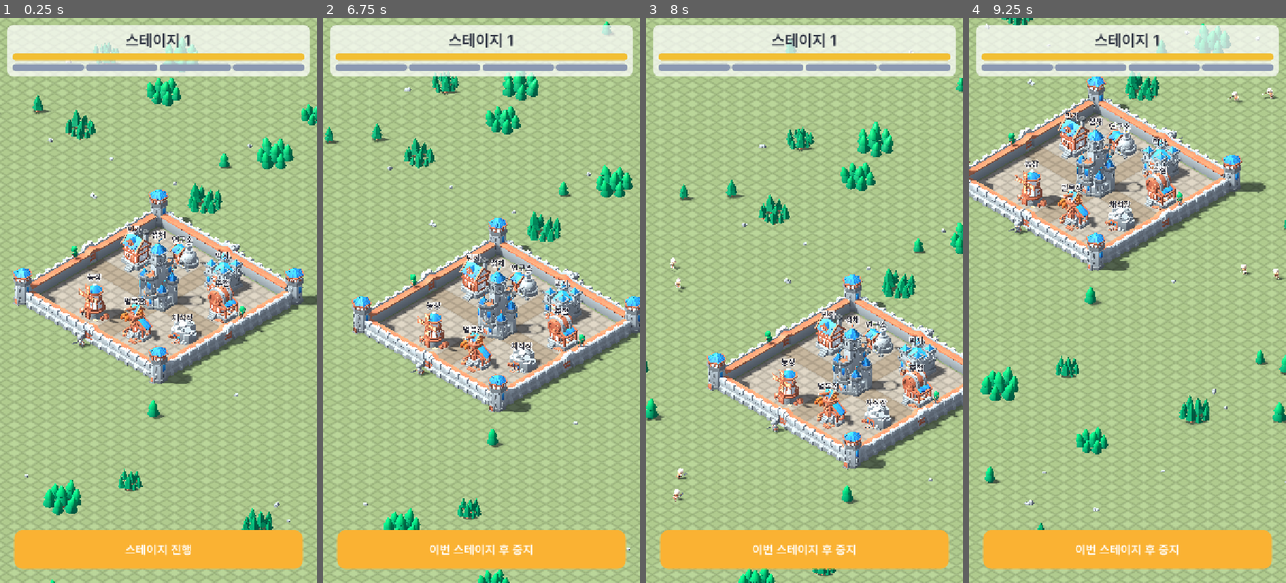
Above: before the commit, frames 1-4 (left to right).
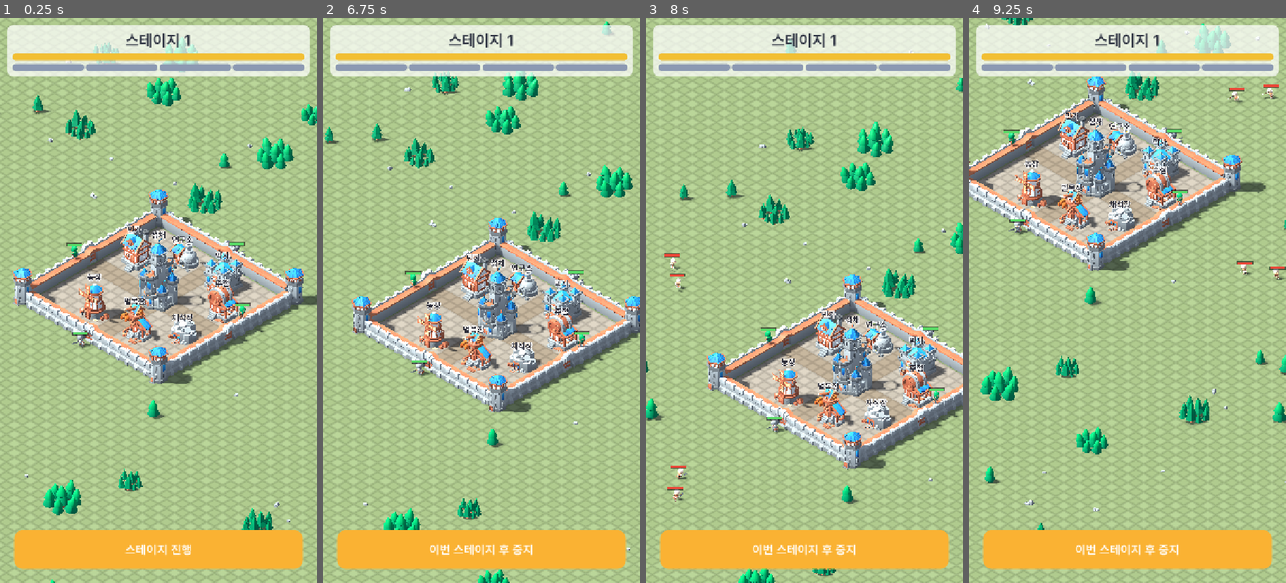
Above: after the commit, the same moments.

Repository: ILSEONG/CastleRPG
Game: Godot game, scene res://scenes/main.tscn
Two runs of this game, one before a commit and one after it. Both use one fixed random seed, a clock stepped at 60 frames per second and the inputs below.
Inputs (mouse positions are in pixels of both pictures, inside the frame that each line leads up to):
- Up to frame 1 (0.25 s): no input
- Up to frame 2 (6.75 s): click "스테이지 진행" at 0.5 s; click "이번 스테이지 후 중지" at 1.25 s; click "중지 예약됨 (취소)" at 2 s; click "이번 스테이지 후 중지" at 2.75 s; click "중지 예약됨 (취소)" at 3.5 s; click "이번 스테이지 후 중지" at 4.25 s; click "중지 예약됨 (취소)" at 5 s; tap Enter at 5.75 s; move the mouse to (551, 272) at 5.77 s; click (551, 272) at 5.92 s; tap Space at 6.5 s; drag from (418, 328) to (465, 413) at 6.52 s
- Up to frame 3 (8 s): move the mouse to (836, 176) at 7.27 s; click (836, 176) at 7.42 s
- Up to frame 4 (9.25 s): drag from (1111, 413) to (1032, 215) at 8.02 s; move the mouse to (1222, 385) at 8.77 s; click (1222, 385) at 8.92 s

The runs differ from the first frame. In frame 1, 0.1% of the frame differs, in the area x 20-80%, y 39-57%; in frame 2, 0.1%; in frame 3, 0.2%; in frame 4, 0.3%, in the area x 10-100%, y 11-45%.

Commit message:
feat: live HP bars above heroes and monsters
Co-Authored-By: Claude Opus 5.5 <noreply@anthropic.com>

Diff:
--- a/scripts/hero.gd
+++ b/scripts/hero.gd
@@ -182,6 +182,18 @@
 	return best
 
 
+func hp_ratio() -> float:
+	return hp / float(_stats.hp)
+
+
+func bar_height() -> float:
+	return Art.HEAD_HEIGHT * Art.CHARACTER_SCALE
+
+
+func bar_scale() -> float:
+	return 1.0
+
+
 ## 궁수 화살 (시각 효과만. 피해는 발사 즉시 적용).
 func _fire_tracer(to: Vector3) -> void:
 	var from := global_position + Vector3(0, 1.3, 0)
--- /dev/null
+++ b/scripts/hp_bars.gd
@@ -0,0 +1,39 @@
+extends Node2D
+## 유닛 머리 위 실시간 HP 바(아군·적군). 매 프레임 두 그룹을 돌며 화면 공간에 한 번에 그린다 —
+## 유닛마다 노드를 두지 않아 몬스터가 많아도 가볍다. HUD(CanvasLayer)보다 아래 캔버스에 그려진다.
+## 유닛 인터페이스: is_alive(), hp_ratio(), bar_height(), bar_scale().
+
+const BAR_W := 34.0           # 논리 px(720 폭 기준). 줌과 무관
+const BAR_H := 5.0
+const BORDER := 1.5
+const SCREEN_MARGIN := 40.0   # 화면 밖 이만큼까지는 그린다(가장자리 걸친 유닛)
+const HERO_COLOR := Color(0.35, 0.85, 0.40)
+const MONSTER_COLOR := Color(0.92, 0.28, 0.22)
+const BACK := Color(0, 0, 0, 0.55)
+
+var camera: Camera3D
+
+
+func _process(_delta: float) -> void:
+	queue_redraw()
+
+
+func _draw() -> void:
+	if camera == null:
+		return
+	var view := get_viewport_rect().grow(SCREEN_MARGIN)
+	_draw_group("heroes", HERO_COLOR, view)
+	_draw_group("monsters", MONSTER_COLOR, view)
+
+
+func _draw_group(group: String, color: Color, view: Rect2) -> void:
+	for u in get_tree().get_nodes_in_group(group):
+		if not u.is_alive():
+			continue
+		var p := camera.unproject_position(u.global_position + Vector3(0, u.bar_height(), 0))
+		if not view.has_point(p):
+			continue
+		var w: float = BAR_W * u.bar_scale()
+		var top_left := p - Vector2(w / 2.0, BAR_H / 2.0)
+		draw_rect(Rect2(top_left - Vector2(BORDER, BORDER), Vector2(w + BORDER * 2.0, BAR_H + BORDER * 2.0)), BACK)
+		draw_rect(Rect2(top_left, Vector2(w * clampf(u.hp_ratio(), 0.0, 1.0), BAR_H)), color)
--- a/scripts/main.gd
+++ b/scripts/main.gd
@@ -11,6 +11,7 @@
 const PickerScript := preload("res://scripts/unit_picker.gd")
 const SpawnerScript := preload("res://scripts/spawner.gd")
 const HudScript := preload("res://scripts/hud.gd")
+const HpBarsScript := preload("res://scripts/hp_bars.gd")
 const GroundShader := preload("res://shaders/ground_grid.gdshader")
 
 var camera: Camera3D
@@ -28,6 +29,9 @@
 	var rig = CameraRigScript.new()
 	add_child(rig)
 	camera = rig.camera
+	var bars = HpBarsScript.new()
+	bars.camera = camera
+	add_child(bars)
 	var formation = FormationScript.new()
 	for i in GameState.hero_count():
 		var hero = HeroScript.new()
--- a/scripts/monster.gd
+++ b/scripts/monster.gd
@@ -16,6 +16,7 @@
 var side: int = 0
 var stage: int = 1
 var hp: float = 0.0
+var hp_max: float = 0.0
 var atk: float = 0.0
 
 var _stats: Dictionary = {}
@@ -35,6 +36,7 @@
 	castle = p_castle
 	_stats = Balance.MONSTER[kind]
 	hp = _stats.hp * Balance.hp_scale(stage)
+	hp_max = hp
 	atk = _stats.atk * Balance.atk_scale(stage)
 
 
@@ -107,6 +109,18 @@
 	return best
 
 
+func hp_ratio() -> float:
+	return hp / hp_max if hp_max > 0.0 else 0.0
+
+
+func bar_height() -> float:
+	return Art.HEAD_HEIGHT * Art.CHARACTER_SCALE * float(_stats.scale)
+
+
+func bar_scale() -> float:
+	return float(_stats.scale)
+
+
 ## 리필로 제거될 때. died를 내지 않으므로 Spawner는 refilled에서 카운트를 0으로 맞춘다.
 func _vanish() -> void:
 	_dead = true
Not shown, added: scripts/hp_bars.gd.uid
